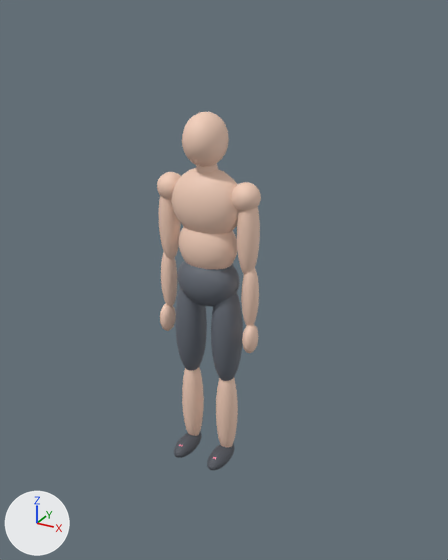
The glTF model public/models/pullup.glb, before and after one commit.
Camera for both pictures: a 50 mm camera at (1.35, -2.3, 2.15) aimed at (0.07, 0.02, 0.99). The axes (+X, +Y, +Z) are drawn at lower left. The lights are the same throughout. The picture after the commit comes second.

In view in the first picture: 'Human'.
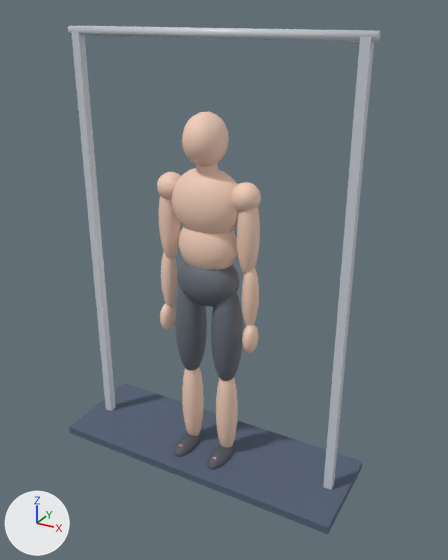
Patch to the scene script:
```diff
--- a/public/models/pullup.glb.py
+++ b/public/models/pullup.glb.py
@@ mat_floor @@
+mat_floor = principled_material('floor')
+mat_floor.base_color = (0.09, 0.12, 0.18)  # dark blue #556176
+mat_floor.roughness = 0.95
@@ mat_steel @@
+mat_steel = principled_material('steel')
+mat_steel.base_color = (0.62, 0.66, 0.72)  # light grey #ced4dd
+mat_steel.roughness = 0.35
@@ me_cylinder_033 @@
+me_cylinder_033.from_pydata(...)  # 72 vertices, 128 faces; spans x -0.75..0.75, y -0.25..0.25, z 0.0..2.08
+# faces by material slot: [116, 12]
+me_cylinder_033.materials.append(mat_steel)  # light grey #ced4dd
+me_cylinder_033.materials.append(mat_floor)  # dark blue #556176
@@ ob_pullup_rig @@
+ob_pullup_rig = bpy.data.objects.new('pullup_rig', me_cylinder_033)
+ob_pullup_rig.location = (0.0, 0.0, 0.0)
```

What differs and where, as boxes [x1, y1, x2, y2] in the pictures (448 x 560 px):
'pullup_rig', added
    after: [68, 25, 380, 534]
    faces in mat_floor (dark blue #556176): [69, 383, 362, 534]
    faces in mat_steel (light grey #ced4dd): [68, 25, 380, 490]
